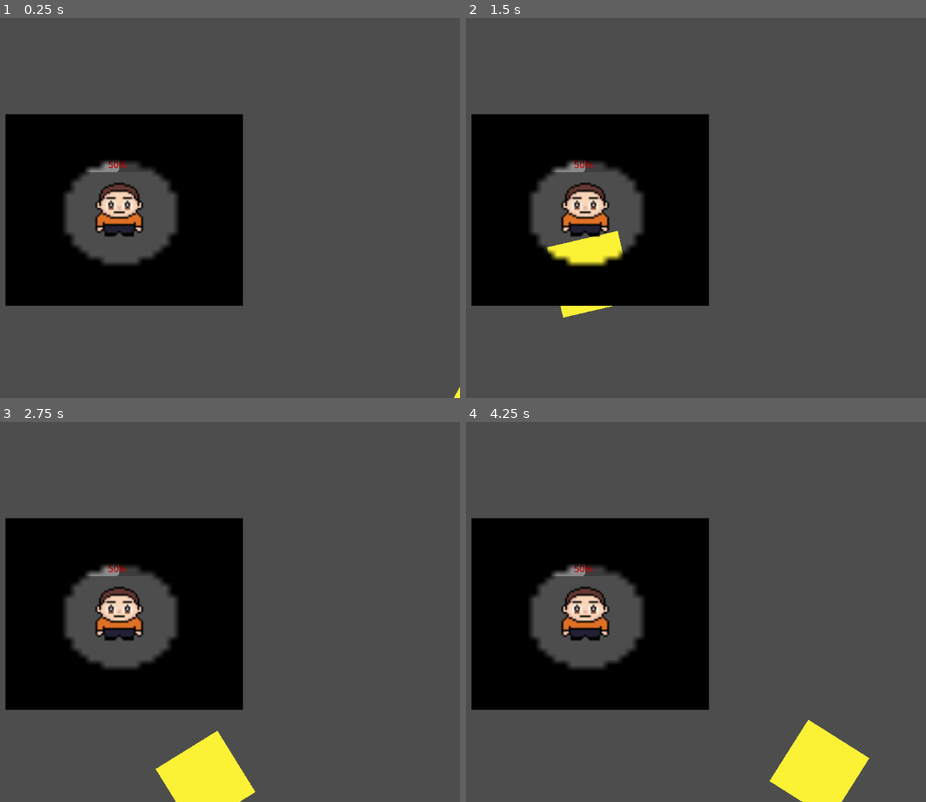
Above: before the commit, frames 1-4 (two rows, left to right).
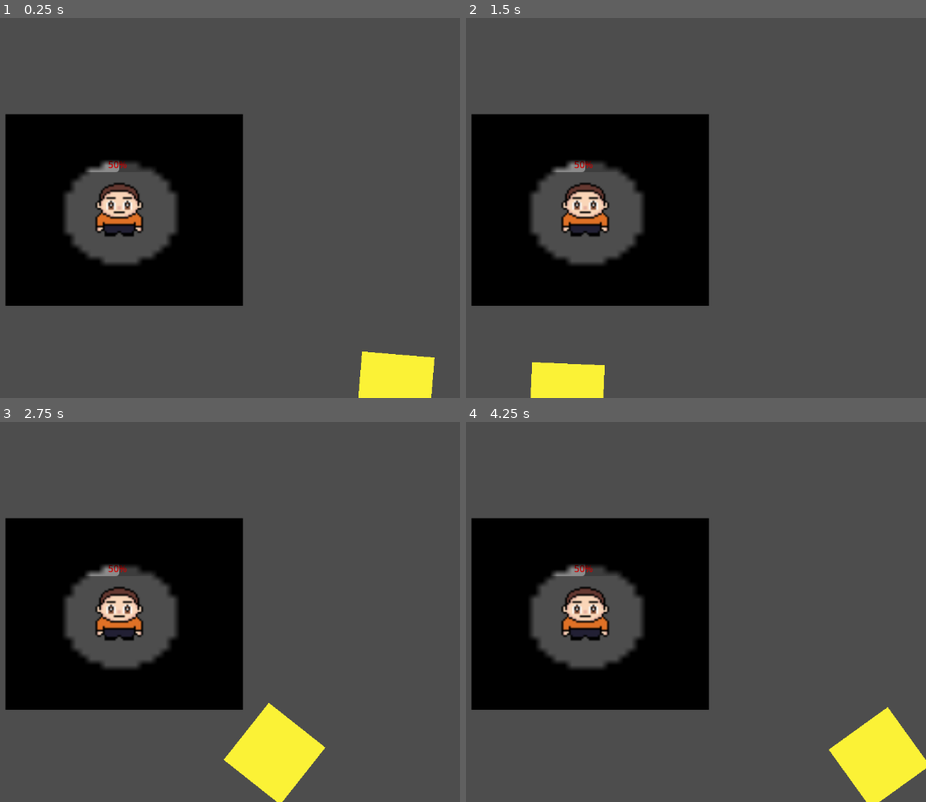
Above: after the commit, the same moments.

Repository: bryanmejiapalma/The-Matrix-Studio
Game: Godot game, scene res://enemy vs player.tscn
Same seed, same stepped clock (60 frames per second), same inputs: the game is played once before the commit and once after it. This scene is started directly instead of the project's main scene.
Inputs:
- Up to frame 1 (0.25 s): no input
- Up to frame 2 (1.5 s): hold D (ui_right) 0.53-1.28 s; hold Shift (boost) 0.53-1.28 s; hold S (ui_down) from 1.28 s (still down); tap E (interact) at 1.35 s
- Up to frame 3 (2.75 s): release S (ui_down) at 2.03 s; hold D (ui_right) from 2.03 s (still down); hold Shift (boost) from 2.03 s (still down)
- Up to frame 4 (4.25 s): release D (ui_right) at 2.78 s; release Shift (boost) at 2.78 s; hold W (ui_up) 2.78-3.53 s; tap E (interact) at 2.85 s; hold A (ui_left) from 3.53 s (still down); hold Shift (boost) from 3.53 s (still down)

The runs differ from the first frame. In frame 1, 1.9% of the frame differs, in the area x 77-100%, y 87-100%; in frame 2, 2.7%; in frame 3, 5.4%, in the area x 33-71%, y 73-100%; in frame 4, 4.9%.

Commit message:
enemy roam

Diff:
--- a/enemy vs player.tscn
+++ b/enemy vs player.tscn
@@ -6,6 +6,6 @@
 [node name="Node2D" type="Node2D"]
 
 [node name="enemy" parent="." instance=ExtResource("1_l6jp6")]
-position = Vector2(808, 469)
+position = Vector2(572, 349)
 
 [node name="Player" parent="." instance=ExtResource("2_entn6")]
--- a/enemy.gd
+++ b/enemy.gd
@@ -1,28 +1,53 @@
 extends CharacterBody2D
 
-const SPEED = 200.0
-# Adjust this to stop the "shaking" when the enemy touches the player
+const SPEED = 120.0        # Patrol speed
+const CHASE_SPEED = 200.0  # Speed up when chasing
 const STOP_DISTANCE = 20.0
+const DETECTION_RANGE = 400.0
 
-func _physics_process(_delta: float) -> void:
-	# 1. Find the player node (Assumes your player node is named "Player")
-	var player = get_tree().root.find_child("Player", true, false)
+var target_player = null
+var wander_direction = Vector2.RIGHT
+var wander_timer = 0.0
 
-	if player:
-		var target_pos = player.global_position
+func _physics_process(delta: float) -> void:
+	# 1. Look for the player
+	check_for_player()
+
+	if target_player:
+		# --- CHASE LOGIC (Your existing code) ---
+		var target_pos = target_player.global_position
 		var direction = global_position.direction_to(target_pos)
 		var distance = global_position.distance_to(target_pos)
 
-		# 2. Face the player
 		look_at(target_pos)
 
-		# 3. Move if outside the stop distance
 		if distance > STOP_DISTANCE:
-			velocity = direction * SPEED
+			velocity = direction * CHASE_SPEED
 		else:
 			velocity = Vector2.ZERO
 	else:
-		# If the player is dead or missing, stop moving
-		velocity = Vector2.ZERO
+		# --- PATROL LOGIC (New) ---
+		patrol_behavior(delta)
 
 	move_and_slide()
+
+func check_for_player():
+	var player = get_tree().root.find_child("Player", true, false)
+	if player:
+		var dist = global_position.distance_to(player.global_position)
+		# Only "notice" the player if they are within range
+		if dist < DETECTION_RANGE:
+			target_player = player
+		else:
+			target_player = null
+
+func patrol_behavior(delta):
+	wander_timer -= delta
+	if wander_timer <= 0:
+		# Pick a new random direction every 2 seconds
+		wander_direction = Vector2(randf_range(-1, 1), randf_range(-1, 1)).normalized()
+		wander_timer = 2.0
+
+	velocity = wander_direction * SPEED
+	# Optional: Make the enemy look where he's wandering
+	rotation = velocity.angle()
